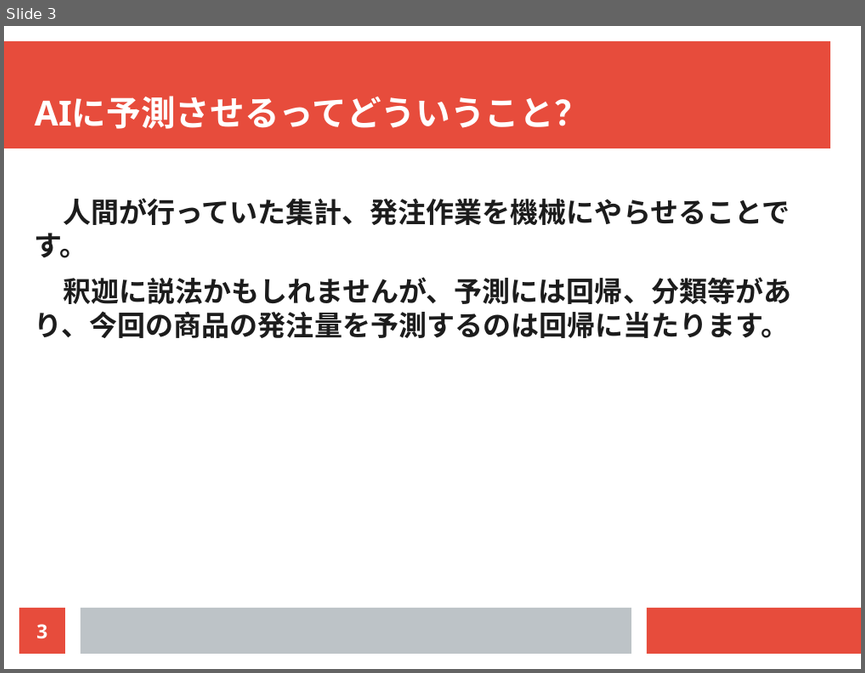
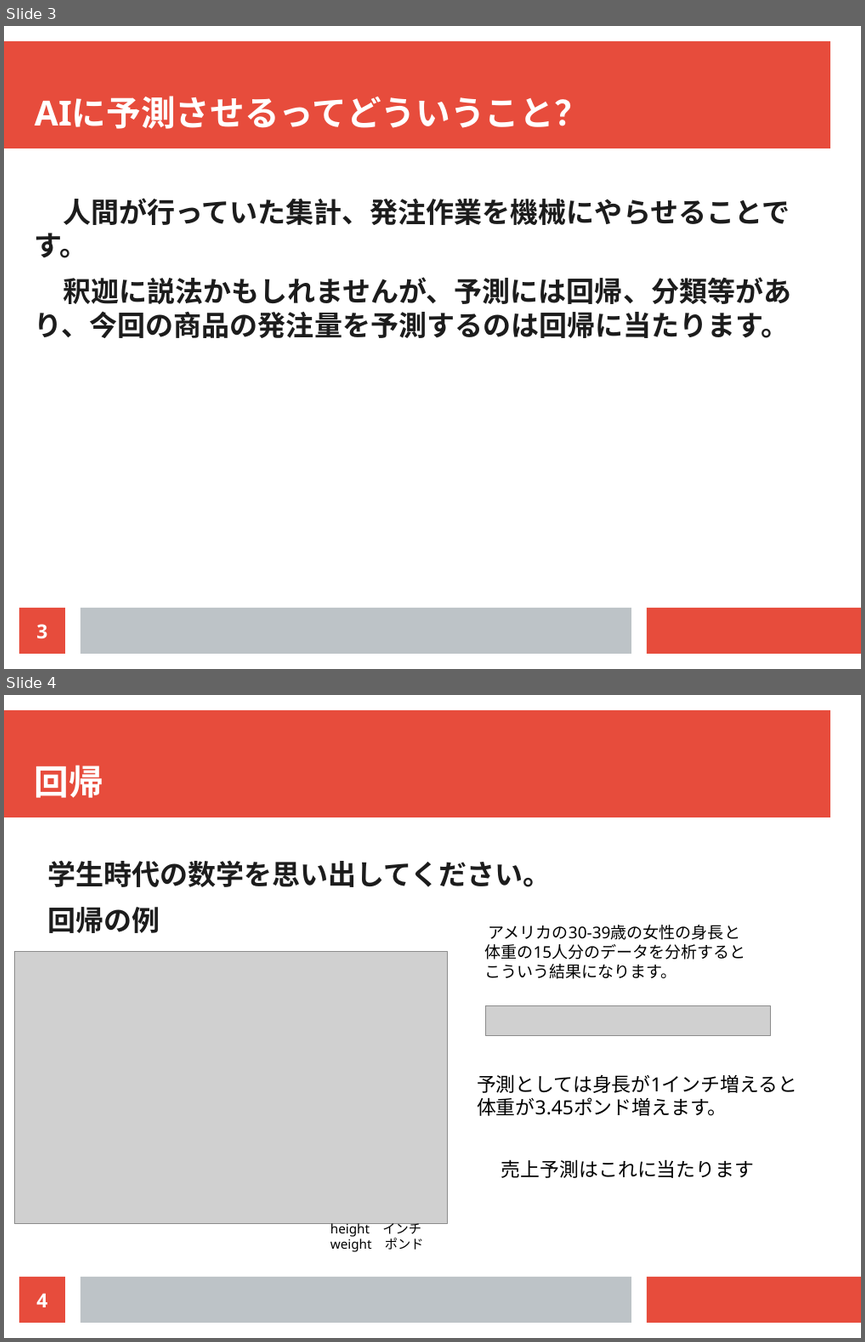
Before and after one commit to ducksfrogs/AIQuest, a slide deck: pbl01_2/docs/presen2.odp. Shown one above the other, each under a label of ours: slide 3 before the commit, slides 3 and 4 after it. The pictures are 865x673 and 865x1342 pixels, drawn with LibreOffice and Linux fonts; fonts in the diff are those of the drawing; grey boxes stand for pictures. Boxes give left, top, right and bottom in pixels: in the first picture for what was removed or moved away, otherwise in the second. Text is boxed around its words. In the diff, an @@ line names an element or a change of style, - is before the commit and + after.

```diff
--- a/pbl01_2/docs/presen2.odp
+++ b/pbl01_2/docs/presen2.odp
@@ slide 4 added at [4,695,861,1338], background #FFFFFF; not listed: 3 template elements that a slide beside it also shows @@
@@ title added at [35,765,103,798], 32 pt, text #FFFFFF, bold @@
+回帰
@@ text added at [47,861,551,933], 26 pt, text #1C1C1C, bold @@
+学生時代の数学を思い出してください。
+回帰の例
@@ text added at [484,925,745,979], 15 pt, text #000000 @@
+アメリカの30-39歳の女性の身長と
+体重の15人分のデータを分析すると
+こういう結果になります。
@@ picture added at [14,952,447,1224] @@
@@ picture added at [486,1006,771,1036] @@
@@ text added at [477,1074,797,1116], 18 pt, text #000000 @@
+予測としては身長が1インチ増えると
+体重が3.45ポンド増えます。
@@ text added at [501,1159,754,1178], 18 pt, text #000000 @@
+売上予測はこれに当たります
@@ text added at [330,1220,424,1252], 12 pt, text #000000 @@
+height インチ
+weight ポンド
@@ page number added at [19,1276,65,1322], fill #E74C3C, 18 pt, text #FFFFFF, bold @@
+4
```
Also in this commit, not shown: 2 slides changed, 3 other slides added, 1 slide removed, 3 other files.
